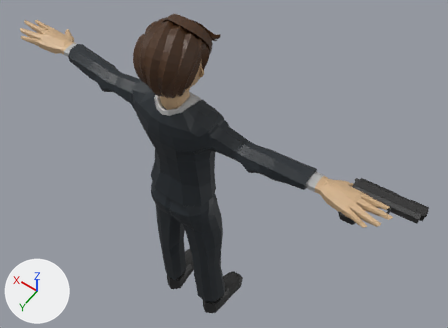
The glTF model assets/characters/man.glb as it was, and as the next commit left it.
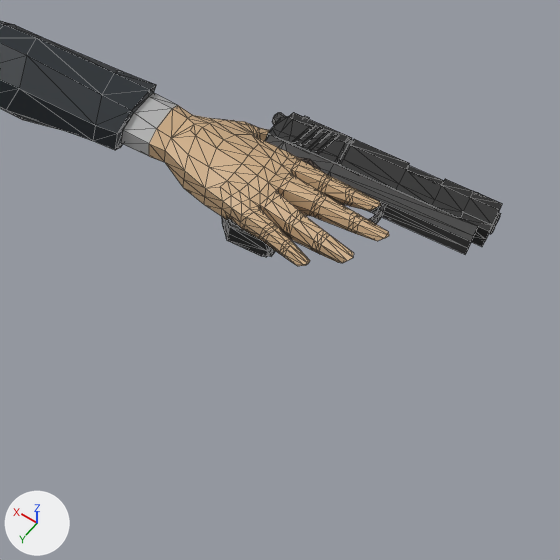
The first picture shows the older version from a 50 mm lens placed at (-1.031, 1.105, 3.122), pointed at (-0.069, -0.242, 1.005). The close-ups show the older and then the newer version on the part from 59% to 100% of the width and 43% to 99% of the height of that picture. Only the edits that show in the close-ups are written down. Lighting does not change. The marker at lower left points along +X, +Y and +Z. The close-ups show mesh edges as thin lines.

In view in the first close-up: 'Pistol', 'Suit_Body'.
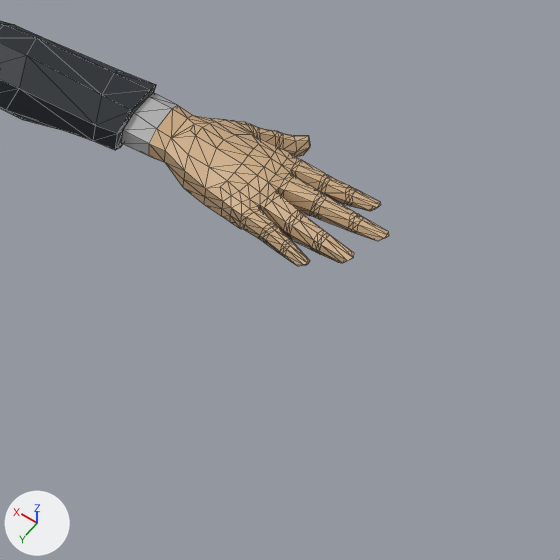
Where the change shows, as pixel boxes (x1, y1, x2, y2) in the close-ups (560 x 560 px):
'Pistol', deleted: before (222, 112, 502, 257)
    faces in mat_black (black #242424): (222, 112, 502, 257)
    faces in mat_grey (dark grey #3f3f3f): (230, 113, 480, 257)

Diff of the bpy script that builds the scene:
```diff
--- a/assets/characters/man.glb.py
+++ b/assets/characters/man.glb.py
@@ ob_pistol @@
-ob_pistol = bpy.data.objects.new('Pistol', me_cube_204)
-ob_pistol.location = (0.0, 0.0, 0.0)
```
